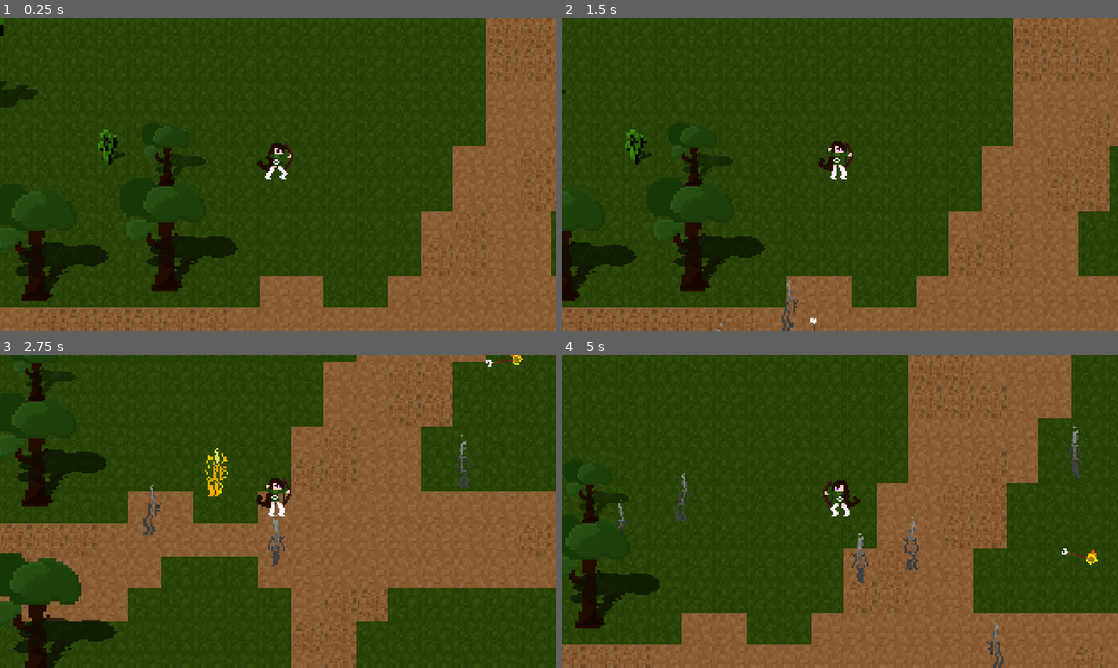
Above: before the commit, frames 1-4 (two rows, left to right).
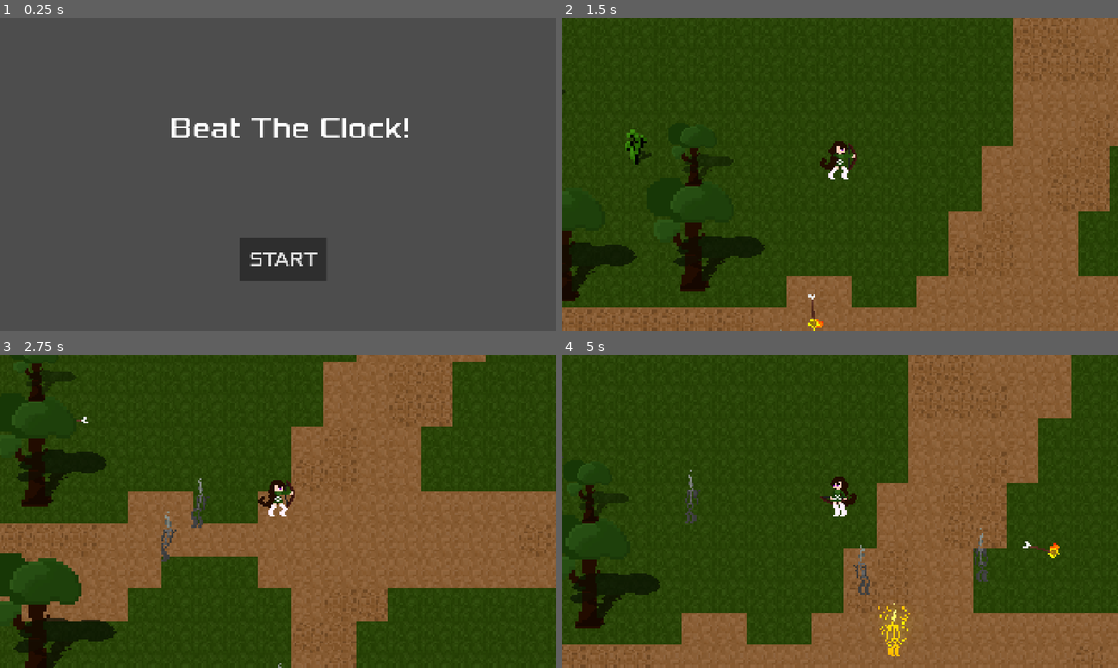
Above: after the commit, the same moments.

Repository: VentsislavPeev/gamejam-2026
Game: Godot game, scene res://src/ui/main_menu.tscn
Same seed, same stepped clock (60 frames per second), same inputs: the game is played once before the commit and once after it. Before the commit the project starts from res://src/levels/survivor_game.tscn.
Inputs (mouse positions are in pixels of both pictures, inside the frame that each line leads up to):
- Up to frame 1 (0.25 s): no input
- Up to frame 2 (1.5 s): click (845, 259) at 0.5 s, where only the run after the commit has a clickable "START"; move the mouse to (962, 158) at 1.27 s; hold D (move_right) from 1.28 s (still down)
- Up to frame 3 (2.75 s): move the mouse to (166, 527) at 2.02 s; release D (move_right) at 2.03 s; hold S (move_down) from 2.03 s (still down)
- Up to frame 4 (5 s): move the mouse to (895, 442) at 2.77 s; release S (move_down) at 2.78 s; hold D (move_right) 2.78-3.53 s; move the mouse to (812, 574) at 3.52 s; hold W (move_up) 3.53-4.28 s; move the mouse to (1006, 558) at 4.27 s; hold A (move_left) from 4.28 s (still down)

The runs differ from the first frame. In frame 1, 100% of the frame differs, in the area x 0-100%, y 0-100%; in frame 2, 0.6%; in frame 3, 1.5%; in frame 4, 2.0%.

Commit message:
added audio to enemy

Diff:
--- a/project.godot
+++ b/project.godot
@@ -11,7 +11,7 @@
 [application]
 
 config/name="gamejam2026"
-run/main_scene="uid://befxiwpl8v5h2"
+run/main_scene="uid://cu5gn48pkvjt0"
 config/features=PackedStringArray("4.6", "Forward Plus")
 config/icon="res://icon.svg"
 
--- a/src/actors/enemy.gd
+++ b/src/actors/enemy.gd
@@ -7,8 +7,9 @@
 @onready var main_scene = get_node("/root/Game")
 @onready var animated_sprite = $AnimatedSprite2D
 
-@onready var enemy_kill = $AnimatedSprite2D/EnemyKill
-@onready var burning_enemy = $AnimatedSprite2D/BurnEnemy
+@onready var arrow_hit_sound = $AnimatedSprite2D/ArrowNormalHit
+@onready var enemy_kill_sound = $AnimatedSprite2D/EnemyKill
+@onready var burning_enemy_sound = $AnimatedSprite2D/BurnEnemy
 const DROP_CHANCE: float = 0.1
 
 func _physics_process(delta: float):
@@ -23,7 +24,9 @@
 	if dot_active:
 		return
 	dot_active = true
-	burning_enemy.play()
+	arrow_hit_sound.play()
+	burning_enemy_sound.play()
+	await get_tree().create_timer(0.1).timeout
 	print('Burnt')
 
 	#arrow_fire
@@ -44,7 +47,8 @@
 func die():
 	if health == 0:
 		#enemy_kill
-		enemy_kill.play()
+		enemy_kill_sound.play()
+		await get_tree().create_timer(0.1).timeout
 		animated_sprite.play('death')
 		await animated_sprite.animation_finished
 		queue_free()
--- a/src/actors/enemy.tscn
+++ b/src/actors/enemy.tscn
@@ -10,6 +10,9 @@
 [ext_resource type="AudioStream" uid="uid://d31npex0anpq0" path="res://audio/sfx/arrow_fire_layer_1.wav" id="8_q1eoc"]
 [ext_resource type="AudioStream" uid="uid://cnscvphdni872" path="res://audio/sfx/arrow_fire_layer_2.wav" id="9_higb3"]
 [ext_resource type="AudioStream" uid="uid://0y68y1m0kmld" path="res://audio/sfx/arrow_fire_layer_3.wav" id="10_6axsv"]
+[ext_resource type="AudioStream" uid="uid://dyy6jdki4b1v0" path="res://audio/sfx/arrow_hit_1.wav" id="11_7ed8l"]
+[ext_resource type="AudioStream" uid="uid://ct8t6uyj1dsjo" path="res://audio/sfx/arrow_hit_2.wav" id="12_4tn5t"]
+[ext_resource type="AudioStream" uid="uid://bu5higevvkyfd" path="res://audio/sfx/arrow_hit_3.wav" id="13_fj5g8"]
 
 [sub_resource type="CircleShape2D" id="CircleShape2D_pdfo5"]
 radius = 71.99
@@ -131,6 +134,12 @@
 stream_1/stream = ExtResource("9_higb3")
 stream_2/stream = ExtResource("10_6axsv")
 
+[sub_resource type="AudioStreamRandomizer" id="AudioStreamRandomizer_a6t83"]
+streams_count = 3
+stream_0/stream = ExtResource("11_7ed8l")
+stream_1/stream = ExtResource("12_4tn5t")
+stream_2/stream = ExtResource("13_fj5g8")
+
 [node name="CharacterBody2D" type="CharacterBody2D" unique_id=1077009339 groups=["enemies"]]
 collision_layer = 2
 collision_mask = 2
@@ -165,3 +174,8 @@
 
 [node name="BurnEnemy" type="AudioStreamPlayer" parent="AnimatedSprite2D" unique_id=612284900]
 stream = SubResource("AudioStreamRandomizer_4tn5t")
+volume_db = -10.0
+
+[node name="ArrowNormalHit" type="AudioStreamPlayer" parent="AnimatedSprite2D" unique_id=646654026]
+stream = SubResource("AudioStreamRandomizer_a6t83")
+volume_db = -10.0
